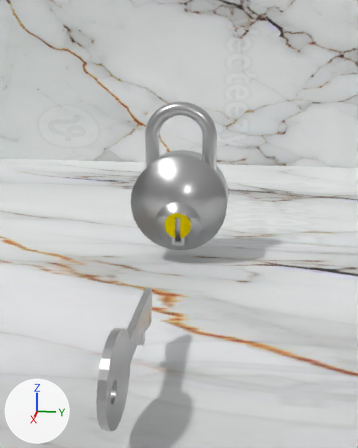
The Blender file blend_files/main_scene_02.blend as it was, and as the next commit left it.
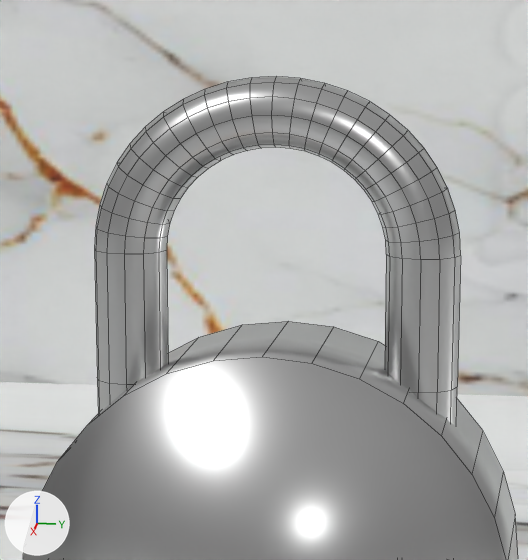
The first picture shows the older version from a camera (50 mm lens) standing at (0.66, 0.086, 0.274) and looking at (0.029, 0.002, 0.062). The close-ups show both versions on the part from 35% to 64% of the width and 19% to 44% of the height of that picture. Lighting does not change. The marker at lower left points along +X, +Y and +Z. The close-ups show mesh edges as thin lines.

Objects in the first close-up: 'Body', 'Knob', 'Plane', 'Plane.001'.
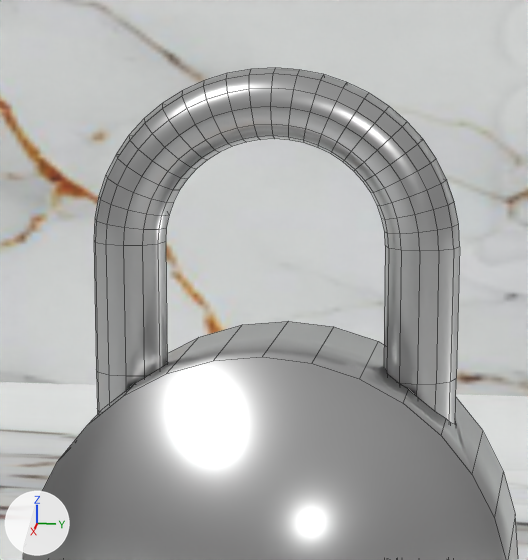
Location of each change, [x1, y1, x2, y2] in pixels of the close-ups (528 x 560 px):
```json
{"object": "Knob", "change": "moved", "before": [94, 77, 461, 425], "after": [94, 68, 460, 424]}
{"part": 1, "of": "me_cylinder", "change": "built on", "before": [91, 338, 483, 474], "after": [91, 338, 483, 474]}
```

The change, as JSON lines over the scene's bpy script:
```json
{"block": "me_cylinder", "where": "# used by ob_body; location = (0.0, 0.0, 0.0875); rotation_euler = (0.0, 1.571, 0.0), in degrees (0, 90, 0)"}
{"op": "remove", "block": "me_cylinder", "code": "me_cylinder.from_pydata(...)  # 64 vertices, 34 faces; spans x -0.065..0.065, y -0.065..0.065, z -0.0261..0.0261"}
{"op": "add", "block": "me_cylinder", "code": "me_cylinder.from_pydata(...)  # 195 vertices, 120 faces; spans x -0.065..0.065, y -0.065..0.065, z -0.0261..0.0261"}
{"block": "me_cylinder", "change": "me_cylinder part 1"}
{"block": "me_cylinder", "change": "6 faces are deleted"}
{"block": "me_cylinder", "change": "80 vertices are added at x -0.0579..-0.005, y -0.0484..0.0484, z -0.0089..0.0089"}
{"block": "me_cylinder", "change": "19 new vertices lie (0.0139, 0.0, 0.0) away from vertices in x -0.0427..-0.005, y -0.0484..0.0484, z -0.0089..0.0089"}
{"block": "me_cylinder", "change": "12 new vertices lie (-0.0245, 0.0, 0.0) away from vertices in x -0.005, y 0.029..0.0484, z -0.0089..0.0089"}
{"block": "me_cylinder", "change": "5 new vertices lie (-0.0081, 0.0, 0.0) away from vertices in x -0.0295, y 0.029..0.0339, z -0.0078..0.0078"}
{"block": "me_cylinder", "change": "10 new vertices lie (0.0048, 0.0, 0.0) away from vertices in x -0.0534, y -0.0339..0.0339, z -0.0078..0.0078"}
{"block": "me_cylinder", "change": "5 new vertices lie (0.0088, 0.0, 0.0) away from vertices in x -0.0376, y -0.0339..-0.029, z -0.0078..0.0078"}
{"block": "me_cylinder", "change": "86 new faces join them, smooth"}
{"block": "me_cylinder", "change": "6 new faces join them"}
{"block": "me_torus", "where": "me_torus.from_pydata(...)  # 409 vertices, 384 faces; spans x -0.0447..0.0968, y -0.0484..0.0484, z -0.0089..0.0089"}
{"block": "me_torus", "where": "# used by ob_knob; parent = ob_body; location = (0.312, 0.0, 0.621); rotation_euler = (0.0, 1.571, 0.0), in degrees (0, 90, 0)"}
{"block": "me_torus", "change": "me_torus part 2: the whole mesh is moved by (-0.0458, -0.0367, 0.0)"}
{"op": "set", "path": "ob_knob.location", "old": "(0.312, 0.0, 0.621)", "new": "(0.312, 0.0364, 0.578)"}
```
